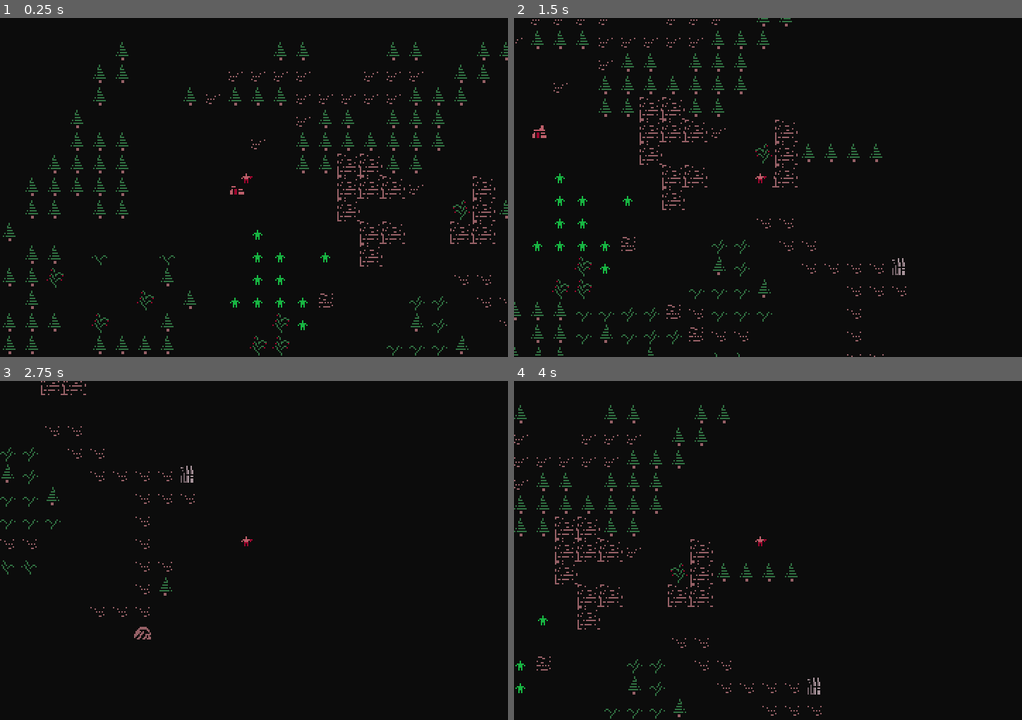
Above: before the commit, frames 1-4 (two rows, left to right).
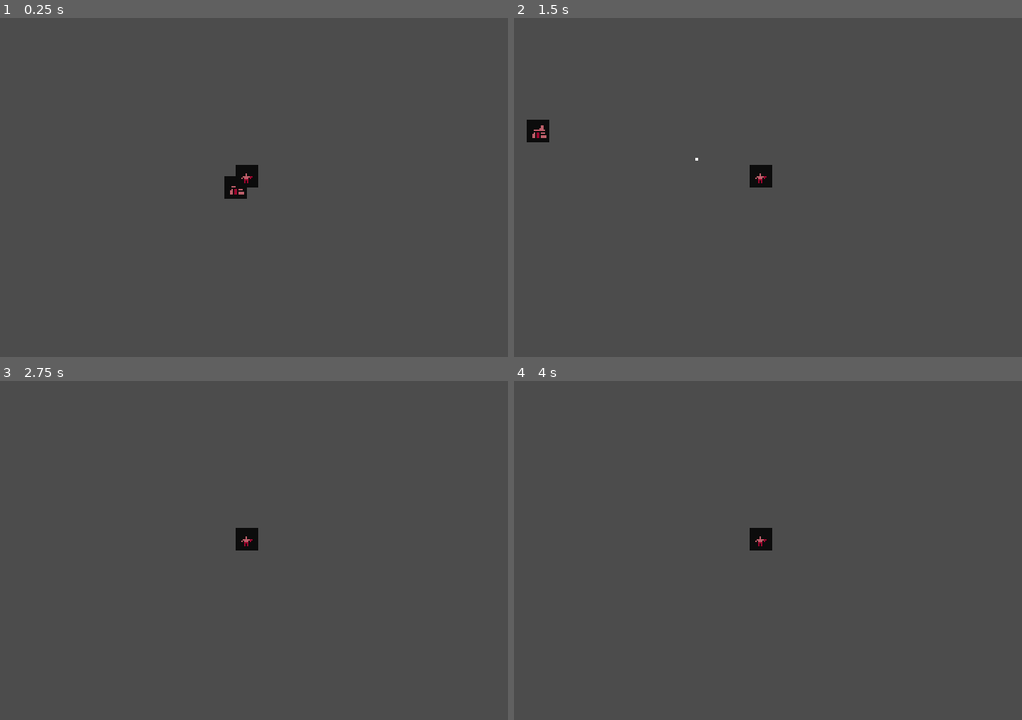
Above: after the commit, the same moments.

Repository: CharlesTyrrell/zerg-rush
Game: Godot game, scene res://MainScene.tscn
The game is run twice, just before and just after one commit, with the same random seed, the same clock (stepped at 60 frames per second) and the same inputs.
Inputs (mouse positions are in pixels of both pictures, inside the frame that each line leads up to):
- Up to frame 1 (0.25 s): no input
- Up to frame 2 (1.5 s): tap Enter at 0.5 s; move the mouse to (879, 170) at 0.52 s; hold Right (ui_right) 0.53-1.28 s; click (879, 170) at 0.6 s; move the mouse to (666, 204) at 1.27 s; hold Down (ui_down) from 1.28 s (still down); click (666, 204) at 1.35 s
- Up to frame 3 (2.75 s): move the mouse to (304, 475) at 2.02 s; release Down (ui_down) at 2.03 s; hold Right (ui_right) from 2.03 s (still down); click (304, 475) at 2.1 s
- Up to frame 4 (4 s): move the mouse to (742, 618) at 2.77 s; release Right (ui_right) at 2.78 s; hold Up (ui_up) 2.78-3.53 s; click (742, 618) at 2.85 s; move the mouse to (920, 601) at 3.52 s; hold Left (ui_left) from 3.53 s (still down); click (920, 601) at 3.6 s

The runs differ from the first frame. In frame 1, 99% of the frame differs, in the area x 0-100%, y 0-100%; in frame 2, 99%; in frame 3, 100%; in frame 4, 100%.

Commit message:
added basic shooting mechanic
--should add more textures, similar to metal slug

Diff:
--- a/MainScene.tscn
+++ b/MainScene.tscn
@@ -10,6 +10,7 @@
 }
 
 [node name="TileMap" type="TileMap" parent="."]
+visible = false
 tile_set = ExtResource( 1 )
 cell_size = Vector2( 16, 16 )
 format = 1
--- a/project.godot
+++ b/project.godot
@@ -7,6 +7,16 @@
 ;   param=value ; assign values to parameters
 
 config_version=4
+
+_global_script_classes=[ {
+"base": "Node2D",
+"class": "Bullet",
+"language": "GDScript",
+"path": "res://scenes/temporary/bullet.gd"
+} ]
+_global_script_class_icons={
+"Bullet": ""
+}
 
 [application]
 
@@ -87,6 +97,11 @@
 , Object(InputEventKey,"resource_local_to_scene":false,"resource_name":"","device":0,"alt":false,"shift":false,"control":false,"meta":false,"command":false,"pressed":false,"scancode":83,"physical_scancode":0,"unicode":0,"echo":false,"script":null)
  ]
 }
+ui_left_click={
+"deadzone": 0.5,
+"events": [ Object(InputEventMouseButton,"resource_local_to_scene":false,"resource_name":"","device":0,"alt":false,"shift":false,"control":false,"meta":false,"command":false,"button_mask":0,"position":Vector2( 0, 0 ),"global_position":Vector2( 0, 0 ),"factor":1.0,"button_index":1,"pressed":false,"doubleclick":false,"script":null)
+ ]
+}
 
 [physics]
 
--- a/scenes/character/person.gd
+++ b/scenes/character/person.gd
@@ -13,6 +13,7 @@
 
 
 var vel_mag : float = 0.0
+#var bullet = preload("res://scenes/temporary/bullet.tscn")
 var snap = load("res://global/StaticValues.gd").CELL_LENGTH
 var move_dir : int
 var timer : int
@@ -36,9 +37,18 @@
 	get_input()
 	velocity = move_and_slide(velocity)
 
+	if Input.is_action_just_pressed("ui_left_click"):
+		var mouse_pos =get_global_mouse_position()
+		var new_bullet = Bullet.new(global_position, Vector2(mouse_pos.x - global_position.x, mouse_pos.y - global_position.y)) #bullet_velocity
+		add_child(new_bullet)
+
+		print("Bullet shot")
 
 
 
+func _input(event):
+	pass
+	# Detect event based on Input Map value
 
 
 #func _process(_delta):
--- /dev/null
+++ b/scenes/temporary/bullet.gd
@@ -0,0 +1,32 @@
+extends Node2D
+
+
+class_name Bullet
+
+const LIFETIME : float = 6.0 #in meters
+const SPEED : float = 20.0 # in m/s
+
+
+var direction : Vector2 = Vector2.UP
+var timer: Timer = Timer.new()
+
+#
+func _init(position : Vector2, direction : Vector2):
+	self.global_position = position
+	self.direction = direction.normalized() * SPEED
+	self.z_index = 12
+
+func _ready():
+	var texture = load("res://assets/sprites/bullet.png")
+	var sprite = Sprite.new()
+	sprite.texture = texture
+	add_child(sprite)
+	add_child(timer)
+	timer.connect("timeout", self, "queue_free")
+	timer.start(LIFETIME/SPEED)
+	print("Hello")
+	set_as_toplevel(true)
+
+func _physics_process(delta):
+	global_position.x += direction.x * SPEED * delta
+	global_position.y += direction.y * SPEED * delta
--- /dev/null
+++ b/scenes/temporary/bullet.tscn
@@ -0,0 +1,12 @@
+[gd_scene load_steps=3 format=2]
+
+[ext_resource path="res://assets/sprites/bullet.png" type="Texture" id=1]
+[ext_resource path="res://scenes/temporary/bullet.gd" type="Script" id=2]
+
+[node name="Node2D" type="Node2D"]
+z_index = 11
+script = ExtResource( 2 )
+
+[node name="Sprite" type="Sprite" parent="."]
+z_index = 9
+texture = ExtResource( 1 )
Binary file added: assets/sprites/bullet.png
